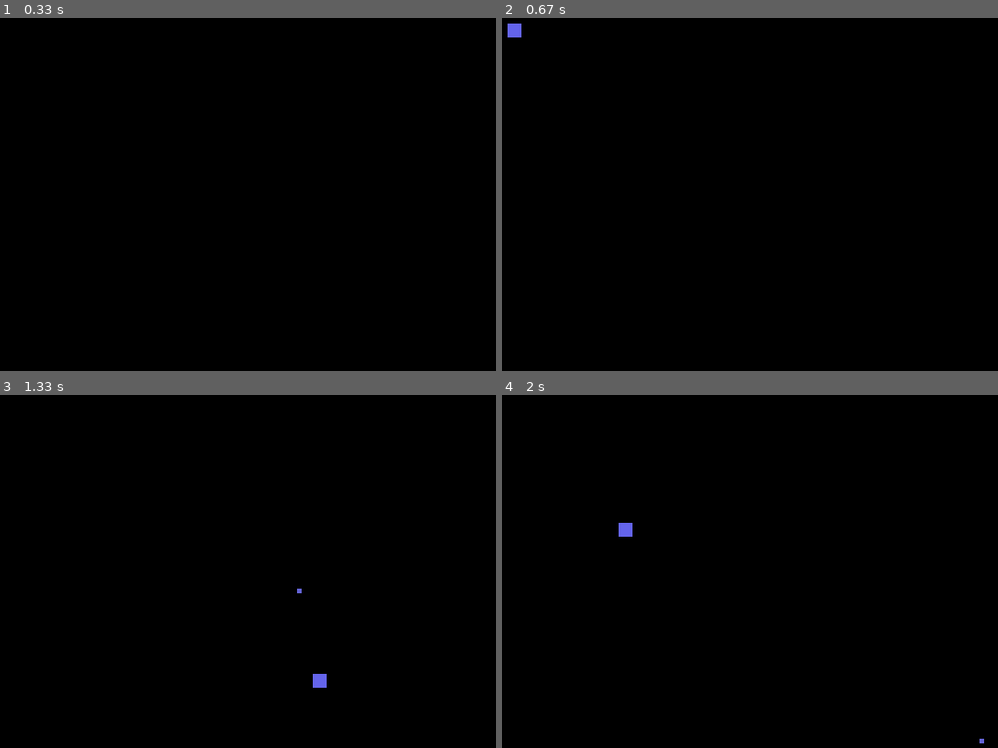
Above: before the commit, frames 1-4 (two rows, left to right).
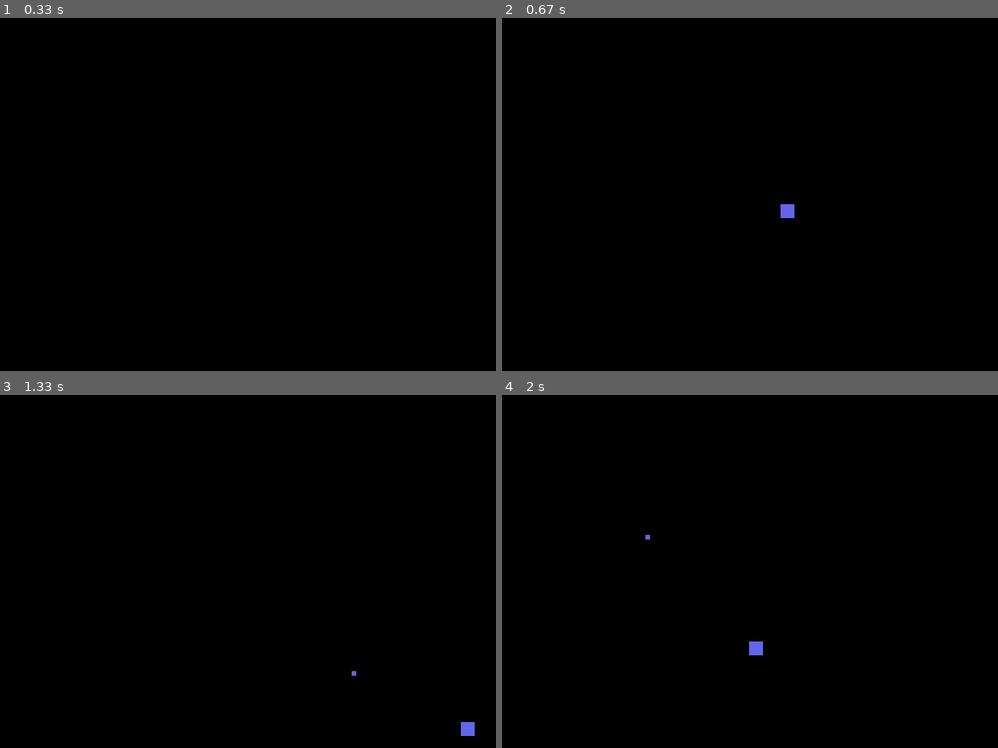
Above: after the commit, the same moments.

Repository: rbaltrusch/pygame_examples
Game: pygame game, started from code/particles_test/main.py
The game is run twice, just before and just after one commit, with the same random seed, the same clock (stepped at 60 frames per second) and the same inputs.
Inputs (mouse positions are in pixels of both pictures, inside the frame that each line leads up to):
- Up to frame 1 (0.33 s): no input
- Up to frame 2 (0.67 s): click (745, 187) at 0.38 s
- Up to frame 3 (1.33 s): click (297, 645) at 0.72 s; click (446, 695) at 1.05 s
- Up to frame 4 (2 s): click (616, 490) at 1.38 s; click (745, 606) at 1.72 s

Frame 1 is identical in both runs. In frame 2, 0.2% of the frame differs, in the area x 1-59%, y 1-57%; in frame 3, 0.2%, in the area x 59-96%, y 54-97%; in frame 4, 0.2%.

Commit message:
Refactor particle code to show 3 different examples and remove unnecessary globals

Diff:
--- a/code/particles_test/main.py
+++ b/code/particles_test/main.py
@@ -1,6 +1,9 @@
 # -*- coding: utf-8 -*-
 """
 Created on Sun May  2 20:52:31 2021
+
+Showcases three different particle effects. Jump from one to the next by pressing
+the close window button.
 
 @author: Korean_Crimson
 """
@@ -9,17 +12,10 @@
 import time
 import pygame
 
-TERMINATED = False
-
-pygame.init()
-SCREEN = pygame.display.set_mode((600, 400))
-MOUSE_POS = pygame.mouse.get_pos()
-PARTICLES = []
-STARTSIZE = 25
-DELAY = 0.02
-LAST_TIME = time.time()
-COLOUR = (100, 100, 255)
-WIDTH = 0
+PARTICLES = [] #contains all particles
+STARTSIZE = 25 #start size of the particle
+DELAY = 0.02 #fixes framerate to 50 fps
+WIDTH = 0 #0 for a fully-coloured particle, or a positive int for a bordered particle
 
 class RectParticle:
     def __init__(self, x, y, size, colour, width):
@@ -32,13 +28,12 @@
         self.expired = False
 
     def update(self):
+        """Play around with the update function to get various particle effects"""
         if self.size > 0:
             self.size -= 1
         else:
             self.expired = True
-        # self.colour = [c - 5 for c in self.colour]
-        r,g,b = self.colour
-        self.colour = [r, g, b - 2]
+        self._update_colour()
         self.x += 2
         self.y += 2
 
@@ -47,32 +42,68 @@
             rect = pygame.Rect(self.x, self.y, self.size, self.size)
             pygame.draw.rect(SCREEN, self.colour, rect, self.width)
 
+    def _update_colour(self):
+        r,g,b = self.colour
+        blue = b - 2 if b >= 2 else 0
+        self.colour = [r, g, blue]
+
+class FadingRectParticle(RectParticle):
+    def _update_colour(self):
+        """Overrides RectParticle._update_colour"""
+        self.colour = [c - 5 if c >= 5 else 0 for c in self.colour]
+
 class CircleParticle(RectParticle):
     def draw(self):
         if not self.expired:
             pygame.draw.circle(SCREEN, self.colour, (self.x, self.y), self.size)
 
-def draw_particles():
-    PARTICLES.append(RectParticle(*MOUSE_POS, STARTSIZE, COLOUR, WIDTH))
+def draw_particles(mouse_pos, particle_type, colour):
+    """Appends a new particle at the mouse_position, of the specified type and colour"""
+    PARTICLES.append(particle_type(*mouse_pos, STARTSIZE, colour, WIDTH))
 
-while not TERMINATED:
-    for event in pygame.event.get():
-        if event.type == pygame.QUIT:
-            TERMINATED = True
+def init():
+    """Initialises the pygame display"""
+    global SCREEN
+    pygame.init()
+    SCREEN = pygame.display.set_mode((600, 400))
 
-    if not time.time() - LAST_TIME > DELAY:
-        continue
+def main(particle_type, colour):
+    """Runs the particle effect, accepts a particle_type (class object) and a colour (rgb tuple)"""
+    previous_mouse_pos = pygame.mouse.get_pos()
+    previous_time = time.time()
 
-    mouse_pos = pygame.mouse.get_pos()
-    if mouse_pos != MOUSE_POS:
-        draw_particles()
-    LAST_TIME = time.time()
-    MOUSE_POS = mouse_pos
+    terminated = False
+    while not terminated:
+        for event in pygame.event.get():
+            if event.type == pygame.QUIT:
+                terminated = True
 
-    SCREEN.fill((0, 0, 0))
-    for particle in PARTICLES:
-        particle.update()
-        particle.draw()
-    pygame.display.flip()
+        if not time.time() - previous_time > DELAY:
+            continue
 
-pygame.display.quit()
+        mouse_pos = pygame.mouse.get_pos()
+        if mouse_pos != previous_mouse_pos:
+            draw_particles(mouse_pos, particle_type, colour)
+        previous_time = time.time()
+        previous_mouse_pos = mouse_pos
+
+        SCREEN.fill((0, 0, 0))
+        for particle in PARTICLES:
+            particle.update()
+            particle.draw()
+        pygame.display.flip()
+
+
+if __name__ == '__main__':
+    init()
+
+    #blue rectangular particle effect
+    main(particle_type=RectParticle, colour=(100, 100, 255))
+
+    #red circular particle effect
+    main(particle_type=CircleParticle, colour=(255, 100, 100))
+
+    #fading white rectangular particle effect
+    main(particle_type=FadingRectParticle, colour=(255, 255, 255))
+
+    pygame.display.quit()
